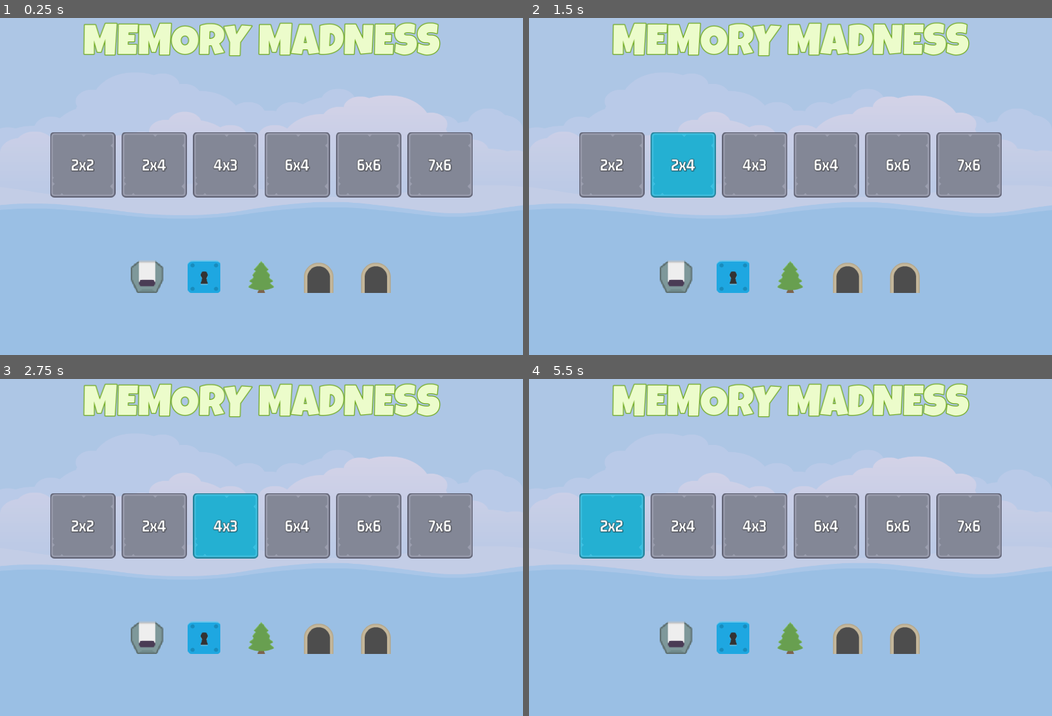
Above: before the commit, frames 1-4 (two rows, left to right).
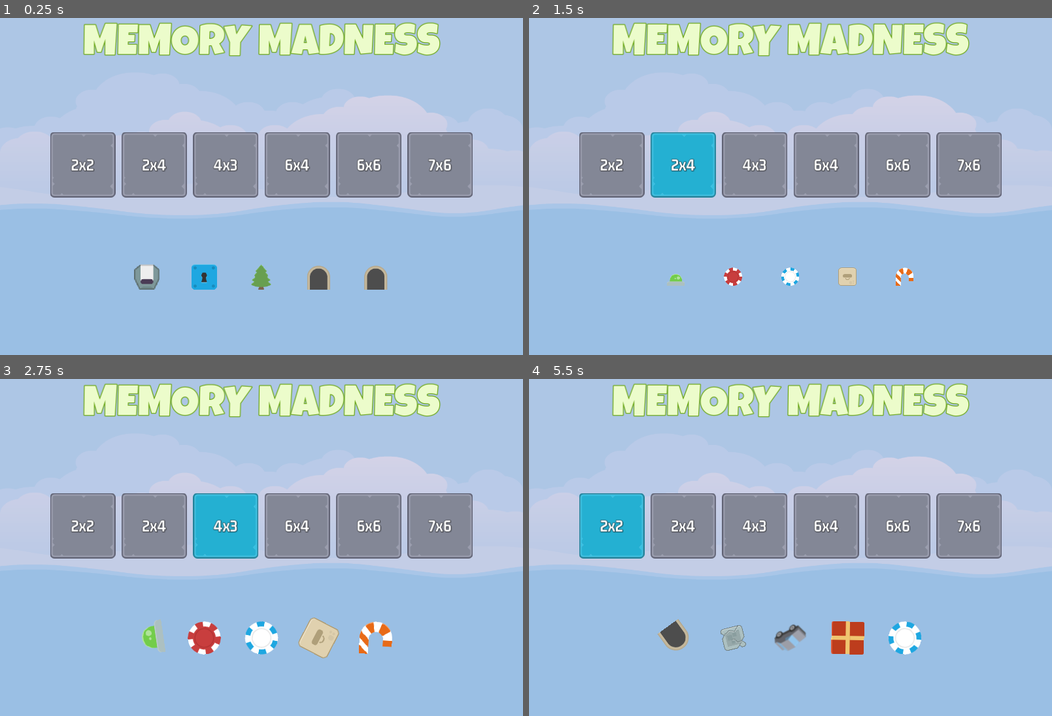
Above: after the commit, the same moments.

Repository: jaerrib/learning-godot
Game: Godot game, scene res://scenes/master/master.tscn
The game is run twice, just before and just after one commit, with the same random seed, the same clock (stepped at 60 frames per second) and the same inputs.
Inputs:
- Up to frame 1 (0.25 s): no input
- Up to frame 2 (1.5 s): click "2x2" at 0.5 s; click "2x4" at 1.25 s
- Up to frame 3 (2.75 s): click "4x3" at 2 s
- Up to frame 4 (5.5 s): click "6x4" at 2.75 s; click "6x6" at 3.5 s; click "7x6" at 4.25 s; click "2x2" at 5 s

The runs differ from the first frame. In frame 1, 1.3% of the frame differs, in the area x 25-75%, y 71-82%; in frame 2, 2.3%; in frame 3, 2.8%, in the area x 25-75%, y 70-83%; in frame 4, 2.6%.

Commit message:
Animate menu screen sprites with tweens

Diff:
--- a/memory-madness/front_sprite/front_sprite.gd
+++ b/memory-madness/front_sprite/front_sprite.gd
@@ -1,9 +1,16 @@
 extends TextureRect
+
+
+const SCALE_SMALL: Vector2 = Vector2(0.1, 0.1)
+const SCALE_NORMAL : Vector2 = Vector2(1.0, 1.0)
+const SPIN_TIME_RANGE: Vector2 = Vector2(1.0, 2.0)
+const SCALE_TIME: float = 1.0
 
 
 # Called when the node enters the scene tree for the first time.
 func _ready() -> void:
 	set_random_image()
+	run_me()
 
 
 # Called every frame. 'delta' is the elapsed time since the previous frame.
@@ -13,3 +20,25 @@
 
 func set_random_image() -> void:
 	texture = ImageManager.get_random_item_image().get_texture()
+
+
+func get_random_spin_time() -> float:
+	return randf_range(SPIN_TIME_RANGE.x, SPIN_TIME_RANGE.y)
+
+
+func get_random_rotation() -> float:
+	return deg_to_rad(randf_range(-360, 360))
+
+func run_me() -> void:
+	# make tween
+	var tween: Tween = get_tree().create_tween()
+	# scale -> small
+	tween.tween_property(self, "scale", SCALE_SMALL, SCALE_TIME)
+	# set_random_image
+	tween.tween_callback(set_random_image)
+	# scale -> big
+	tween.tween_property(self, "scale", SCALE_NORMAL, SCALE_TIME)
+	# rotation rand amt, rand time
+	tween.tween_property(self, "rotation", get_random_rotation(), get_random_spin_time())
+	# run_me
+	tween.tween_callback(run_me)
